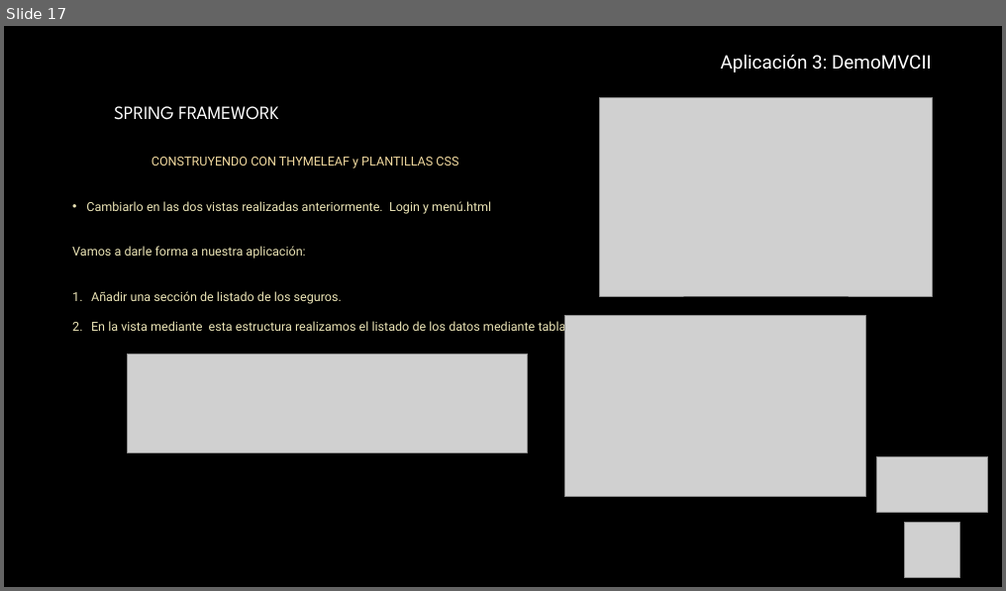
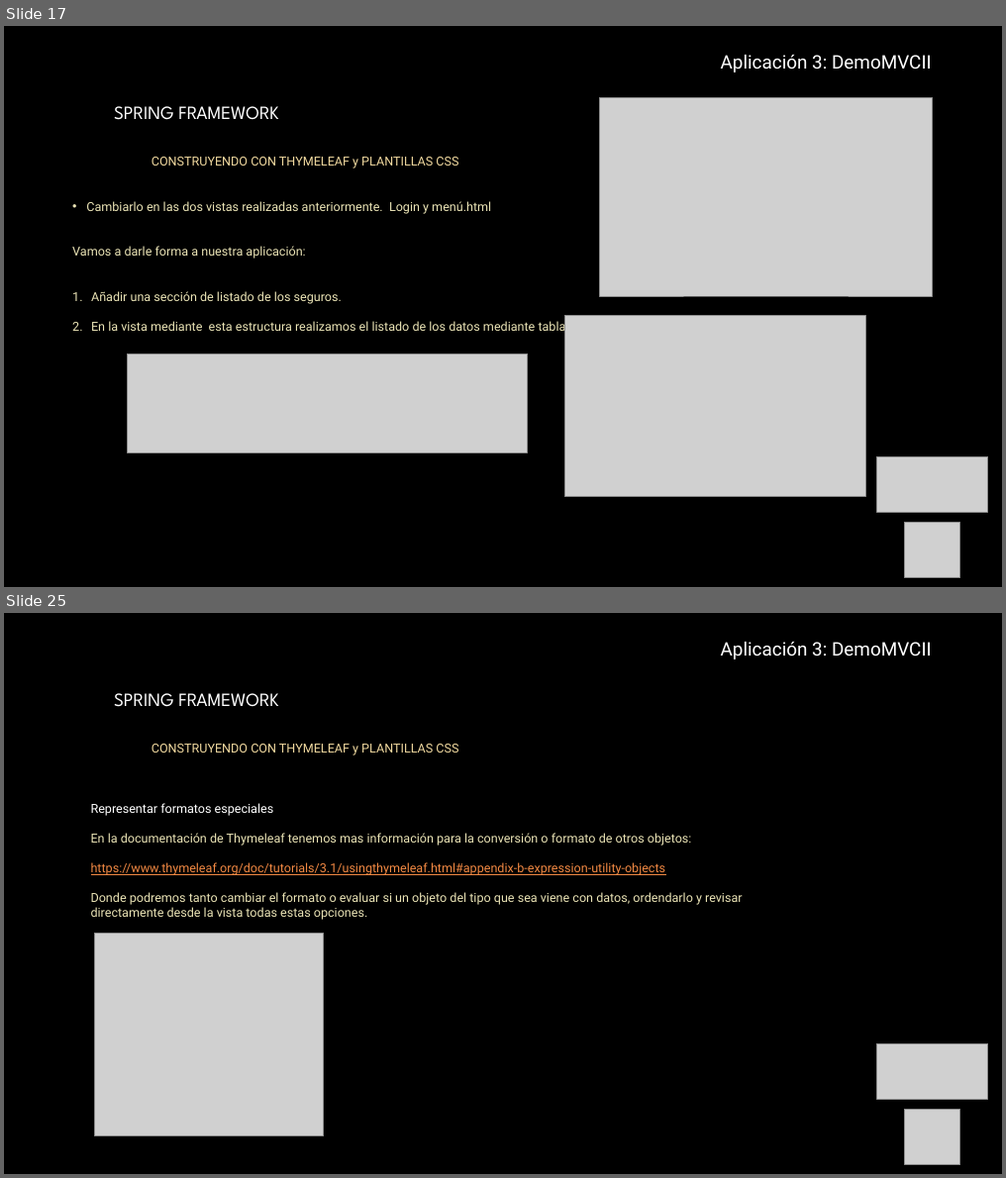
Before and after one commit to AntonioPardoRuiz/cursoSpring, a slide deck: Unidad 8- Spring MVC III-Thymeleaf-Ampliacion.pptx. Shown one above the other, each under a label of ours: slide 17 before the commit, slides 17 and 25 after it; the slides between them are not shown. The pictures are 1006x591 and 1006x1178 pixels, drawn with LibreOffice and Linux fonts; fonts in the diff are those of the drawing; grey boxes stand for pictures; background and template pictures are left out. Boxes give left, top, right and bottom in pixels: in the first picture for what was removed or moved away, otherwise in the second. Text is boxed around its words. In the diff, an @@ line names an element or a change of style, - is before the commit and + after.

Commit message:
añadimos lo nuevo de thymeleaf

```diff
--- a/Unidad 8- Spring MVC III-Thymeleaf-Ampliacion.pptx
+++ b/Unidad 8- Spring MVC III-Thymeleaf-Ampliacion.pptx
@@ slide 25 added at (4,613,1002,1174), background picture (left out) @@
@@ text added at (721,641,932,660), 18 pt, text #FFFFFF @@
+  Aplicación 3: DemoMVCII
@@ text added at (114,693,458,756), 12 pt, text #F1D99F @@
+SPRING FRAMEWORK
+  CONSTRUYENDO CON THYMELEAF y PLANTILLAS CSS
@@ text added at (91,803,742,920), 12 pt, text #EAE3B5 @@
+  Representar formatos especiales
+  En la documentación de Thymeleaf tenemos mas información para la conversión o formato de otros objetos:
+  https://www.thymeleaf.org/doc/tutorials/3.1/usingthymeleaf.html#appendix-b-expression-utility-objects
+  Donde podremos tanto cambiar el formato o evaluar si un objeto del tipo que sea viene con datos, ordendarlo y revisar directamente desde la vista todas estas opciones.
@@ picture added at (94,934,324,1137) @@
@@ picture added at (877,1045,988,1100) @@
@@ picture added at (905,1110,960,1165) @@
```
Also in this commit, not shown: 1 slide changed, 7 other slides added, 12 other files.
